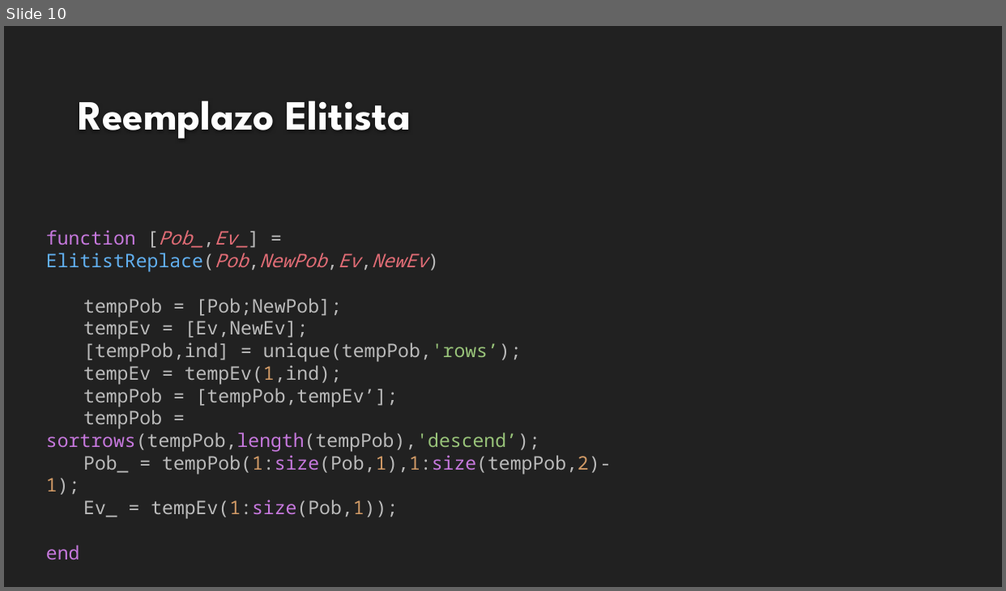
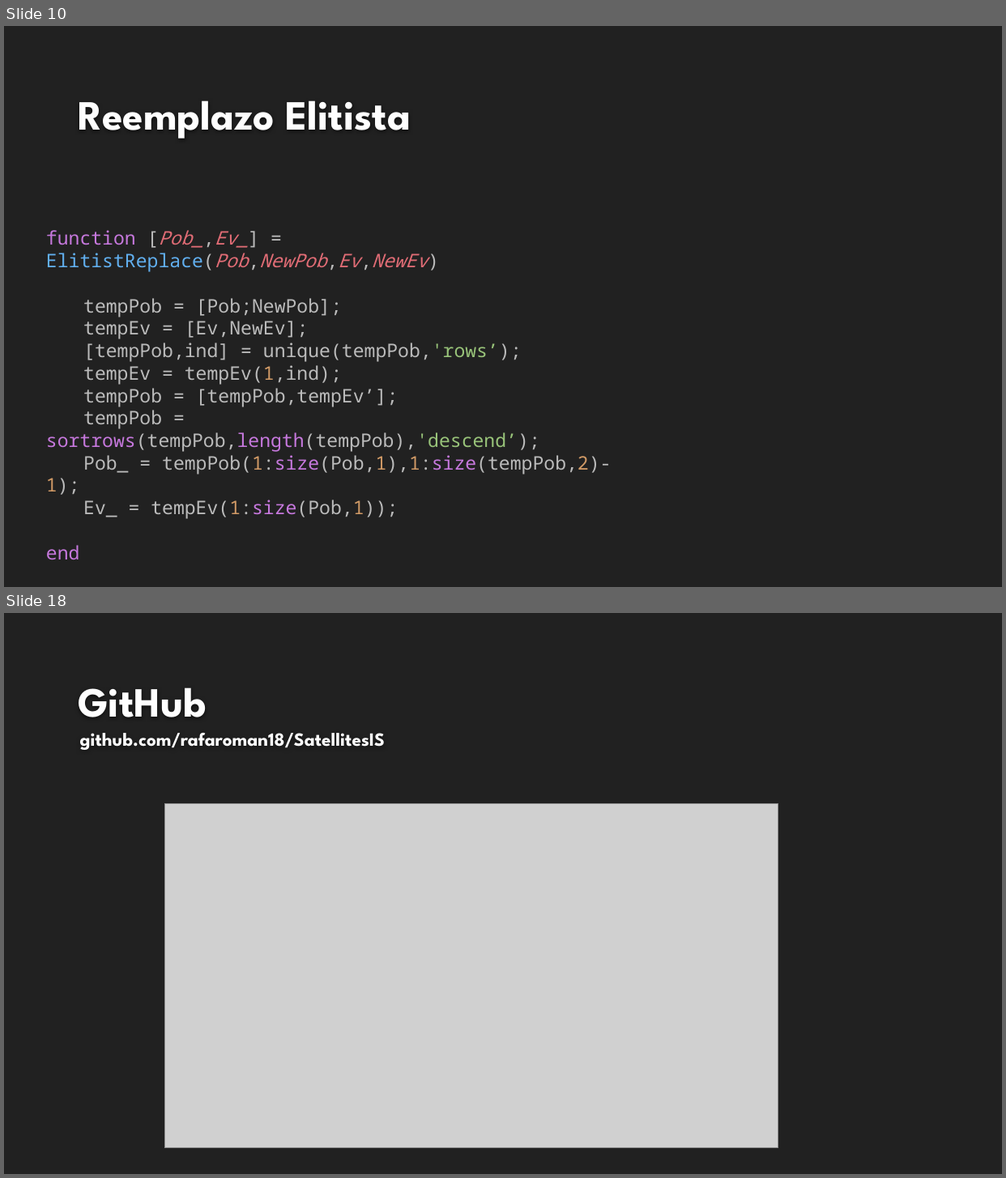
Before and after one commit to rafaroman18/SatellitesIS, a slide deck: TrabajoSI.pptx. Shown one above the other, each under a label of ours: slide 10 before the commit, slides 10 and 18 after it; the slides between them are not shown. The pictures are 1006x591 and 1006x1178 pixels, drawn with LibreOffice and Linux fonts; fonts in the diff are those of the drawing; grey boxes stand for pictures; background and template pictures are left out. Boxes give left, top, right and bottom in pixels: in the first picture for what was removed or moved away, otherwise in the second. Text is boxed around its words. In the diff, an @@ line names an element or a change of style, - is before the commit and + after.

```diff
--- a/TrabajoSI.pptx
+++ b/TrabajoSI.pptx
@@ slide 18 added at [4, 613, 1002, 1174], background #212121 @@
@@ title added at [78, 688, 206, 717], 40 pt, text #FEFEFE, bold @@
+GitHub
@@ text added at [80, 733, 385, 750], 18 pt, text #FFFFFF, bold @@
+github.com/rafaroman18/SatellitesIS
@@ picture added at [164, 803, 778, 1148] @@
```
Also in this commit, not shown: 1 slide changed, 7 other slides added, 2 slides removed.
